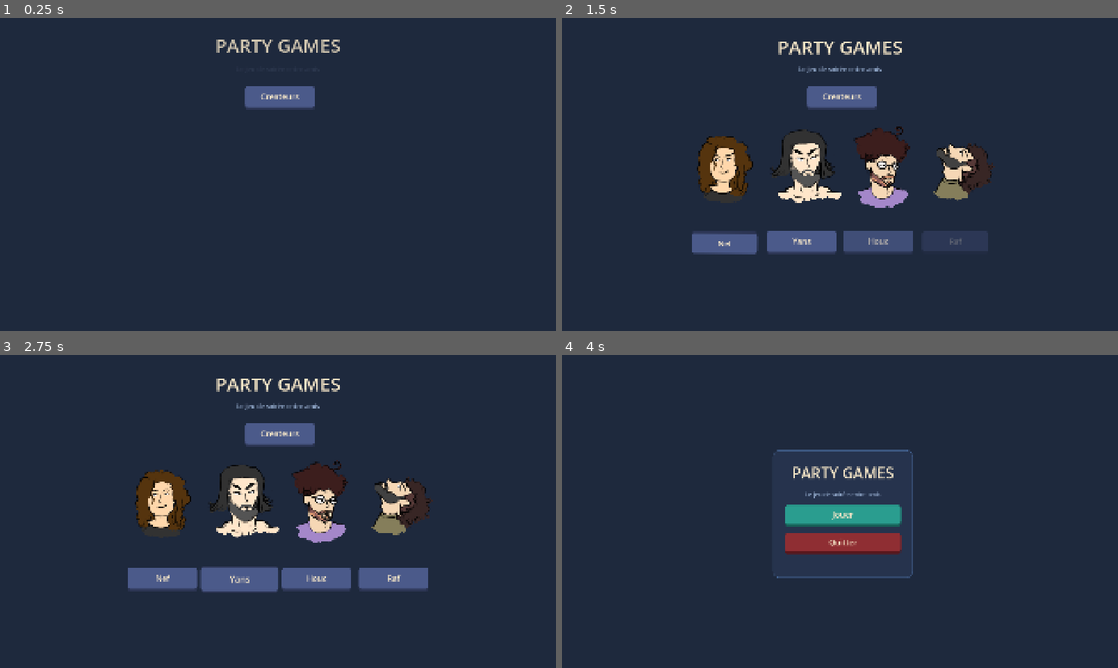
Above: before the commit, frames 1-4 (two rows, left to right).
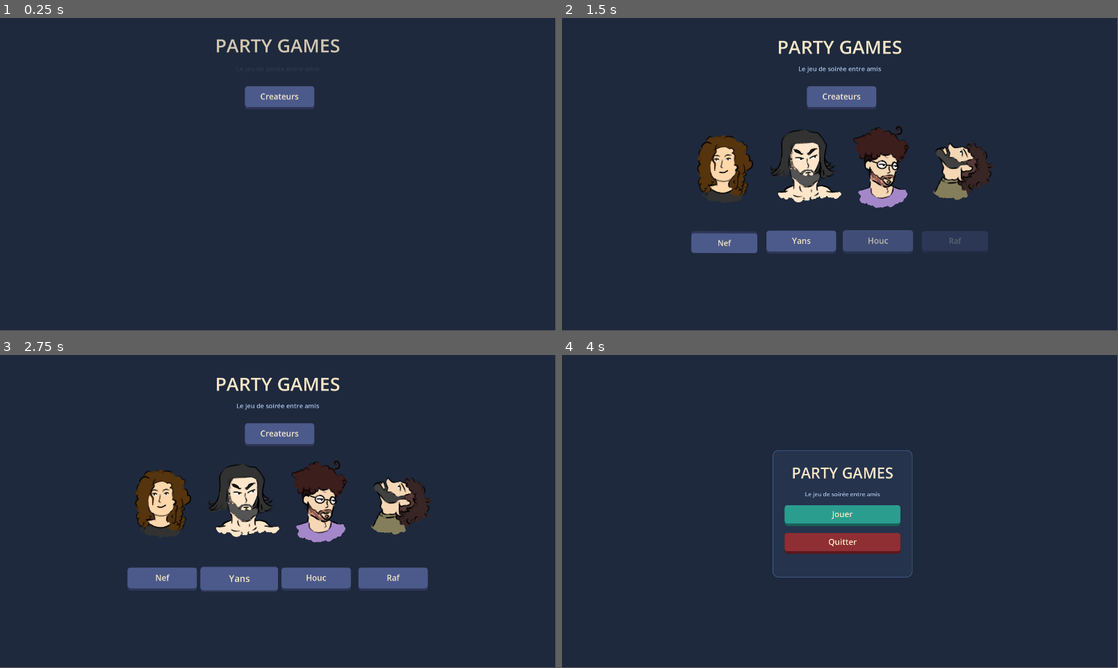
Above: after the commit, the same moments.

Repository: Gank-Bang/PartyGame
Game: Godot game, scene res://Scenes/SplashScreen.tscn
Same seed, same stepped clock (60 frames per second), same inputs: the game is played once before the commit and once after it. Sound files missing from this copy of the repository are replaced by a short silence.
Inputs (mouse positions are in pixels of both pictures, inside the frame that each line leads up to):
- Up to frame 1 (0.25 s): no input
- Up to frame 2 (1.5 s): tap Enter at 0.5, 1.35 s; move the mouse to (840, 99) at 0.52 s; hold Right (ui_right) 0.53-1.28 s; click (840, 99) at 0.6 s; tap Space at 0.77 s; move the mouse to (723, 243) at 1.27 s; hold Down (ui_down) from 1.28 s (still down); click (723, 243) at 1.42 s
- Up to frame 3 (2.75 s): tap Space at 1.52 s; move the mouse to (239, 580) at 2.02 s; release Down (ui_down) at 2.03 s; hold Right (ui_right) from 2.03 s (still down); tap Keypad Enter at 2.1 s; click (239, 580) at 2.17 s
- Up to frame 4 (4 s): move the mouse to (878, 580) at 2.77 s; release Right (ui_right) at 2.78 s; hold Up (ui_up) 2.78-3.53 s; tap Backspace at 2.85 s; click (878, 580) at 2.92 s; tap Space at 3.02, 3.5, 3.77 s; move the mouse to (845, 514) at 3.52 s; hold Left (ui_left) from 3.53 s (still down); hold Q from 3.53 s (still down); click (845, 514) at 3.67 s
In our replay, the window is 800x450 before the commit and 799x449 after it. These sizes can differ from the game's own. Grey fills any space a smaller window leaves; there, only what the larger window draws over its background counts as a difference.

The runs differ from the first frame. In frame 1, 0.5% of the frame differs, in the area x 38-62%, y 6-29%; in frame 2, 2.3%, in the area x 23-78%, y 7-76%; in frame 3, 2.2%; in frame 4, 1.1%.

Commit message:
modify web export

Diff:
--- a/Scenes/SplashScreen.tscn
+++ b/Scenes/SplashScreen.tscn
@@ -26,12 +26,27 @@
 grow_vertical = 2
 color = Color(0.12, 0.16, 0.24, 1)
 
-[node name="Creators" type="Sprite2D" parent="CanvasLayer/UI" unique_id=1216987993]
+[node name="Stage" type="Control" parent="CanvasLayer/UI" unique_id=1593842017]
+layout_mode = 1
+anchors_preset = 8
+anchor_left = 0.5
+anchor_top = 0.5
+anchor_right = 0.5
+anchor_bottom = 0.5
+offset_left = -960.0
+offset_top = -540.0
+offset_right = 960.0
+offset_bottom = 540.0
+grow_horizontal = 2
+grow_vertical = 2
+mouse_filter = 2
+
+[node name="Creators" type="Sprite2D" parent="CanvasLayer/UI/Stage" unique_id=1216987993]
 position = Vector2(960, 530)
 scale = Vector2(0.84, 0.84)
 texture = ExtResource("3_creators")
 
-[node name="Title" type="Label" parent="CanvasLayer/UI" unique_id=1582382426]
+[node name="Title" type="Label" parent="CanvasLayer/UI/Stage" unique_id=1582382426]
 layout_mode = 1
 anchors_preset = 8
 anchor_left = 0.5
@@ -50,7 +65,7 @@
 horizontal_alignment = 1
 vertical_alignment = 1
 
-[node name="Subtitle" type="Label" parent="CanvasLayer/UI" unique_id=1484736455]
+[node name="Subtitle" type="Label" parent="CanvasLayer/UI/Stage" unique_id=1484736455]
 layout_mode = 1
 anchors_preset = 8
 anchor_left = 0.5
@@ -69,7 +84,7 @@
 horizontal_alignment = 1
 vertical_alignment = 1
 
-[node name="Yans" parent="CanvasLayer/UI" unique_id=1884313135 instance=ExtResource("2_flat")]
+[node name="Yans" parent="CanvasLayer/UI/Stage" unique_id=1884313135 instance=ExtResource("2_flat")]
 layout_mode = 0
 offset_left = 847.0
 offset_top = 236.0
@@ -77,7 +92,7 @@
 offset_bottom = 316.0
 text = "Createurs"
 
-[node name="NameRow" type="HBoxContainer" parent="CanvasLayer/UI" unique_id=119089661]
+[node name="NameRow" type="HBoxContainer" parent="CanvasLayer/UI/Stage" unique_id=119089661]
 layout_mode = 1
 anchors_preset = 8
 anchor_left = 0.5
@@ -93,18 +108,18 @@
 theme_override_constants/separation = 26
 alignment = 1
 
-[node name="Nef" parent="CanvasLayer/UI/NameRow" unique_id=1071291365 instance=ExtResource("2_flat")]
+[node name="Nef" parent="CanvasLayer/UI/Stage/NameRow" unique_id=1071291365 instance=ExtResource("2_flat")]
 layout_mode = 2
 text = "Nef"
 
-[node name="Yans" parent="CanvasLayer/UI/NameRow" unique_id=1600440564 instance=ExtResource("2_flat")]
+[node name="Yans" parent="CanvasLayer/UI/Stage/NameRow" unique_id=1600440564 instance=ExtResource("2_flat")]
 layout_mode = 2
 text = "Yans"
 
-[node name="Houc" parent="CanvasLayer/UI/NameRow" unique_id=857602127 instance=ExtResource("2_flat")]
+[node name="Houc" parent="CanvasLayer/UI/Stage/NameRow" unique_id=857602127 instance=ExtResource("2_flat")]
 layout_mode = 2
 text = "Houc"
 
-[node name="Raf" parent="CanvasLayer/UI/NameRow" unique_id=1714397653 instance=ExtResource("2_flat")]
+[node name="Raf" parent="CanvasLayer/UI/Stage/NameRow" unique_id=1714397653 instance=ExtResource("2_flat")]
 layout_mode = 2
 text = "Raf"
--- /dev/null
+++ b/Scripts/Lobby/ResponsiveDisplay.gd
@@ -0,0 +1,53 @@
+## Échelle d'interface adaptative pour le web et le mobile : une unité logique ≈ un pixel CSS tant que la scène tient à l'écran.
+extends Node
+
+const DESIGN_SIZE: Vector2 = Vector2(1920, 1080)
+## Taille logique minimale par scène (en dessous, le contenu déborde) ; les scènes absentes gardent la taille de conception.
+const SCENE_MIN_SIZE: Dictionary = {
+	"res://Scenes/Main.tscn": Vector2(560, 500),
+	"res://Scenes/Lobby/LobbyMenu.tscn": Vector2(700, 740),
+	"res://Scenes/Lobby/WaitingRoom.tscn": Vector2(700, 640),
+	"res://Scenes/Lobby/SelectGames.tscn": Vector2(1260, 960),
+	"res://Scenes/RafGames/MotusMiniGame.tscn": Vector2(340, 520),
+	"res://Scenes/RafGames/EquationMiniGame.tscn": Vector2(780, 720),
+	"res://Scenes/RafGames/PileOuFaceMiniGame.tscn": Vector2(580, 480),
+	"res://Scenes/RafGames/RunesMiniGame.tscn": Vector2(760, 780),
+	"res://Scenes/RafGames/PairesRunesMiniGame.tscn": Vector2(1080, 840),
+	"res://Scenes/RafGames/BlindTestMiniGame.tscn": Vector2(1180, 660),
+	"res://Scenes/RafGames/BlindTestAnimeMiniGame.tscn": Vector2(1180, 660),
+	"res://Scenes/RafGames/CercleInfernalMiniGame.tscn": Vector2(1200, 1080),
+}
+const BOTTOM_MARGIN_CSS: float = 28.0
+
+var dpr: float = 1.0
+## Pixels physiques par unité logique.
+var ui_scale: float = 1.0
+var _min_size: Vector2 = DESIGN_SIZE
+
+func _ready() -> void:
+	if not OS.has_feature("web") and not OS.has_feature("mobile"):
+		return
+	get_tree().node_added.connect(_on_node_added)
+	get_window().size_changed.connect(_refresh)
+	_refresh()
+
+func _on_node_added(node: Node) -> void:
+	if node.get_parent() != get_tree().root or node.scene_file_path.is_empty():
+		return
+	_min_size = SCENE_MIN_SIZE.get(node.scene_file_path, DESIGN_SIZE)
+	_refresh()
+
+func _refresh() -> void:
+	var win: Window = get_window()
+	if win.size.x <= 0 or win.size.y <= 0:
+		return
+	dpr = maxf(DisplayServer.screen_get_scale(), 1.0)
+	var fit: float = minf(win.size.x / _min_size.x, win.size.y / _min_size.y)
+	ui_scale = minf(dpr, fit)
+	win.content_scale_factor = ui_scale
+
+func css_to_logical(css_px: float) -> float:
+	return css_px * dpr / ui_scale
+
+func bottom_margin() -> float:
+	return css_to_logical(BOTTOM_MARGIN_CSS)
--- a/Scripts/Lobby/SplashScreenScript.gd
+++ b/Scripts/Lobby/SplashScreenScript.gd
@@ -1,20 +1,32 @@
 extends Node2D
 
-@onready var _title: Label = $CanvasLayer/UI/Title
-@onready var _subtitle: Label = $CanvasLayer/UI/Subtitle
-@onready var _creators: Sprite2D = $CanvasLayer/UI/Creators
+const STAGE_SIZE: Vector2 = Vector2(1920.0, 1080.0)
+
+@onready var _ui: Control = $CanvasLayer/UI
+@onready var _stage: Control = $CanvasLayer/UI/Stage
+@onready var _title: Label = $CanvasLayer/UI/Stage/Title
+@onready var _subtitle: Label = $CanvasLayer/UI/Stage/Subtitle
+@onready var _creators: Sprite2D = $CanvasLayer/UI/Stage/Creators
 @onready var _creator_buttons: Array[Control] = [
-	$CanvasLayer/UI/NameRow/Nef as Control,
-	$CanvasLayer/UI/NameRow/Yans as Control,
-	$CanvasLayer/UI/NameRow/Houc as Control,
-	$CanvasLayer/UI/NameRow/Raf as Control,
+	$CanvasLayer/UI/Stage/NameRow/Nef as Control,
+	$CanvasLayer/UI/Stage/NameRow/Yans as Control,
+	$CanvasLayer/UI/Stage/NameRow/Houc as Control,
+	$CanvasLayer/UI/Stage/NameRow/Raf as Control,
 ]
 
 func _ready() -> void:
+	_ui.resized.connect(_fit_stage)
+	_fit_stage()
 	await get_tree().process_frame
 	_play_intro()
 	await get_tree().create_timer(3.2).timeout
 	get_tree().change_scene_to_file("res://Scenes/Main.tscn")
+
+func _fit_stage() -> void:
+	if _ui.size.x <= 0.0 or _ui.size.y <= 0.0:
+		return
+	_stage.pivot_offset = STAGE_SIZE * 0.5
+	_stage.scale = Vector2.ONE * minf(_ui.size.x / STAGE_SIZE.x, _ui.size.y / STAGE_SIZE.y)
 
 func _play_intro() -> void:
 	var title_target_y := _title.position.y
--- a/Scripts/RafGames/MotusMiniGameScript.gd
+++ b/Scripts/RafGames/MotusMiniGameScript.gd
@@ -36,7 +36,8 @@
 
 const MOBILE_WEB_MAX_SIDE: float = 950.0
 const MOBILE_WEB_MAX_HEIGHT: float = 760.0
-const MOBILE_WEB_BOTTOM_PAD: float = 74.0
+## Hauteur du bouton Quitter de l'hôte + sa marge (voir BaseGame).
+const HOST_QUIT_RESERVED: float = 80.0
 
 ## Lettres accentuées présentes dans mots.json → équivalent sans accent.
 const ACCENTS: Dictionary = {
@@ -200,17 +201,25 @@
 	var compact: bool = _use_compact_web_layout(viewport)
 	var split: bool = compact and viewport.x > viewport.y
 	var side_margin: float = 14.0 if compact else 32.0
+	var bottom_pad: float = ResponsiveDisplay.bottom_margin() if compact else 20.0
+	if compact and NetworkManager.is_host:
+		bottom_pad = maxf(bottom_pad, HOST_QUIT_RESERVED)
 	_main_vbox.offset_left = side_margin
 	_main_vbox.offset_top = 12.0 if compact else 20.0
 	_main_vbox.offset_right = -side_margin
-	_main_vbox.offset_bottom = -MOBILE_WEB_BOTTOM_PAD if compact else -20.0
+	_main_vbox.offset_bottom = -bottom_pad
 	_main_vbox.add_theme_constant_override("separation", 8 if compact else 12)
 	_header.custom_minimum_size.y = 48.0 if compact else 60.0
 	_status_area.add_theme_constant_override("separation", 16 if compact else 28)
 	_feedback_lbl.add_theme_font_size_override("font_size", 20 if compact else 24)
 	for child in _status_area.get_children():
 		if child is Label:
-			(child as Label).add_theme_font_size_override("font_size", 18 if compact else 22)
+			var status_lbl := child as Label
+			status_lbl.add_theme_font_size_override("font_size", 18 if compact else 22)
+			status_lbl.clip_text = compact
+			status_lbl.text_overrun_behavior = TextServer.OVERRUN_TRIM_ELLIPSIS if compact else TextServer.OVERRUN_NO_TRIMMING
+			status_lbl.size_flags_horizontal = Control.SIZE_EXPAND_FILL if compact else Control.SIZE_FILL
+			status_lbl.horizontal_alignment = HORIZONTAL_ALIGNMENT_CENTER if compact else HORIZONTAL_ALIGNMENT_LEFT
 
 	_set_keyboard_layout(split)
 
@@ -218,10 +227,11 @@
 	_grid.add_theme_constant_override("h_separation", grid_sep)
 	_grid.add_theme_constant_override("v_separation", grid_sep)
 
+	var avail := Vector2(viewport.x - side_margin * 2.0, viewport.y - _main_vbox.offset_top - bottom_pad)
 	if split:
-		_apply_split_sizes(viewport, side_margin, grid_sep)
+		_apply_split_sizes(avail, grid_sep)
 	else:
-		_apply_stacked_sizes(viewport, side_margin, grid_sep, compact)
+		_apply_stacked_sizes(avail, grid_sep, compact)
 
 func _use_compact_web_layout(viewport: Vector2) -> bool:
 	return OS.has_feature("web") and (
@@ -272,35 +282,28 @@
 		old_parent.remove_child(node)
 	new_parent.add_child(node)
 
-func _apply_split_sizes(viewport: Vector2, side_margin: float, grid_sep: int) -> void:
-	var grid_width_budget: float = clampf(viewport.x * 0.32, 220.0, 380.0)
-	var tile_size: float = clampf(minf(
-		(grid_width_budget - grid_sep * float(_word_length - 1)) / float(_word_length),
-		(viewport.y - 110.0 - grid_sep * float(_max_attempts - 1)) / float(_max_attempts)
-	), 40.0, 72.0)
-	var keyboard_width: float = maxf(320.0, viewport.x - side_margin * 2.0 - grid_width_budget - 18.0)
+func _apply_split_sizes(avail: Vector2, grid_sep: int) -> void:
 	var key_sep: int = 6
-	var letter_w: float = clampf((keyboard_width - key_sep * 9.0) / 10.0, 44.0, 82.0)
-	var key_h: float = clampf(minf(viewport.y * 0.15, letter_w * 1.12), 54.0, 82.0)
+	var sep: float = _main_vbox.get_theme_constant("separation")
+	var free_h: float = avail.y - _header.custom_minimum_size.y - _feedback_lbl.get_combined_minimum_size().y - sep * 2.0
+	var tile_size: float = floorf(clampf((free_h - grid_sep * float(_max_attempts - 1)) / float(_max_attempts), 24.0, 72.0))
+	var grid_w: float = tile_size * _word_length + grid_sep * float(_word_length - 1)
+	var letter_w: float = floorf(clampf((avail.x - grid_w - 18.0 - key_sep * 9.0) / 10.0, 20.0, 82.0))
+	var key_h: float = floorf(clampf(minf(letter_w * 1.12, (free_h - key_sep * 2.0) / 3.0), 32.0, 82.0))
 	_apply_tile_sizes(tile_size, int(round(tile_size * 0.58)))
 	_apply_keyboard_sizes(letter_w, key_h, key_sep)
 
-func _apply_stacked_sizes(viewport: Vector2, side_margin: float, grid_sep: int, compact: bool) -> void:
-	var tile_size: float = clampf(minf(
-		(viewport.x - side_margin * 2.0 - grid_sep * float(_word_length - 1)) / float(_word_length),
-		(viewport.y * (0.42 if compact else 0.54) - grid_sep * float(_max_attempts - 1)) / float(_max_attempts)
-	), 40.0, 80.0)
+func _apply_stacked_sizes(avail: Vector2, grid_sep: int, compact: bool) -> void:
 	var key_sep: int = 4 if compact else 8
-	var letter_w: float = clampf(
-		(viewport.x - side_margin * 2.0 - key_sep * 9.0) / 10.0,
-		36.0 if compact else 72.0,
-		72.0,
-	)
-	var key_h: float = clampf(
-		minf(viewport.y * (0.095 if compact else 0.11), letter_w * 1.05),
-		42.0 if compact else 66.0,
-		72.0,
-	)
+	var sep: float = _main_vbox.get_theme_constant("separation")
+	var free_h: float = avail.y - _header.custom_minimum_size.y - _feedback_lbl.get_combined_minimum_size().y - sep * 3.0
+	var letter_w: float = floorf(clampf((avail.x - key_sep * 9.0) / 10.0, 20.0, 72.0))
+	var key_h: float = floorf(clampf(minf(letter_w * 1.45, free_h * 0.22), 36.0, 72.0))
+	var keyboard_h: float = key_h * 3.0 + key_sep * 2.0
+	var tile_size: float = floorf(clampf(minf(
+		(avail.x - grid_sep * float(_word_length - 1)) / float(_word_length),
+		(free_h - keyboard_h - grid_sep * float(_max_attempts - 1)) / float(_max_attempts)
+	), 24.0, 80.0))
 	_apply_tile_sizes(tile_size, int(round(tile_size * 0.58)))
 	_apply_keyboard_sizes(letter_w, key_h, key_sep)
 
--- a/project.godot
+++ b/project.godot
@@ -21,13 +21,13 @@
 [autoload]
 
 NetworkManager="*res://Scripts/Lobby/NetworkManager.gd"
+ResponsiveDisplay="*res://Scripts/Lobby/ResponsiveDisplay.gd"
 
 [display]
 
 window/size/viewport_width=1920
 window/size/viewport_height=1080
 window/size/resizable=false
-window/stretch/mode="canvas_items"
 
 [input]
 
Not shown, added: Scripts/Lobby/ResponsiveDisplay.gd.uid
Not shown, changed: Exports/Web/PartyGamesWeb.html
Not shown, changed: Exports/Web/PartyGamesWeb.pck
